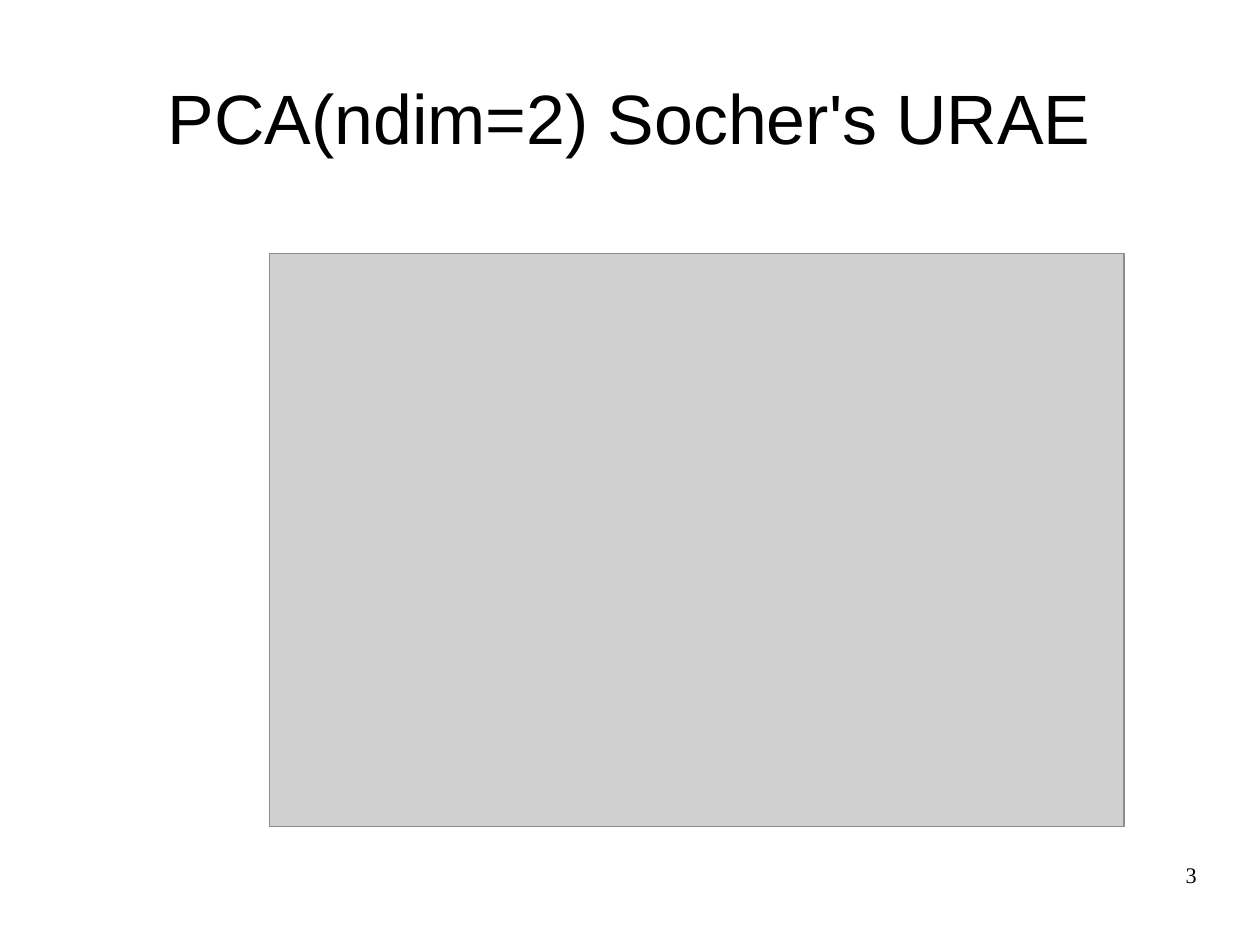
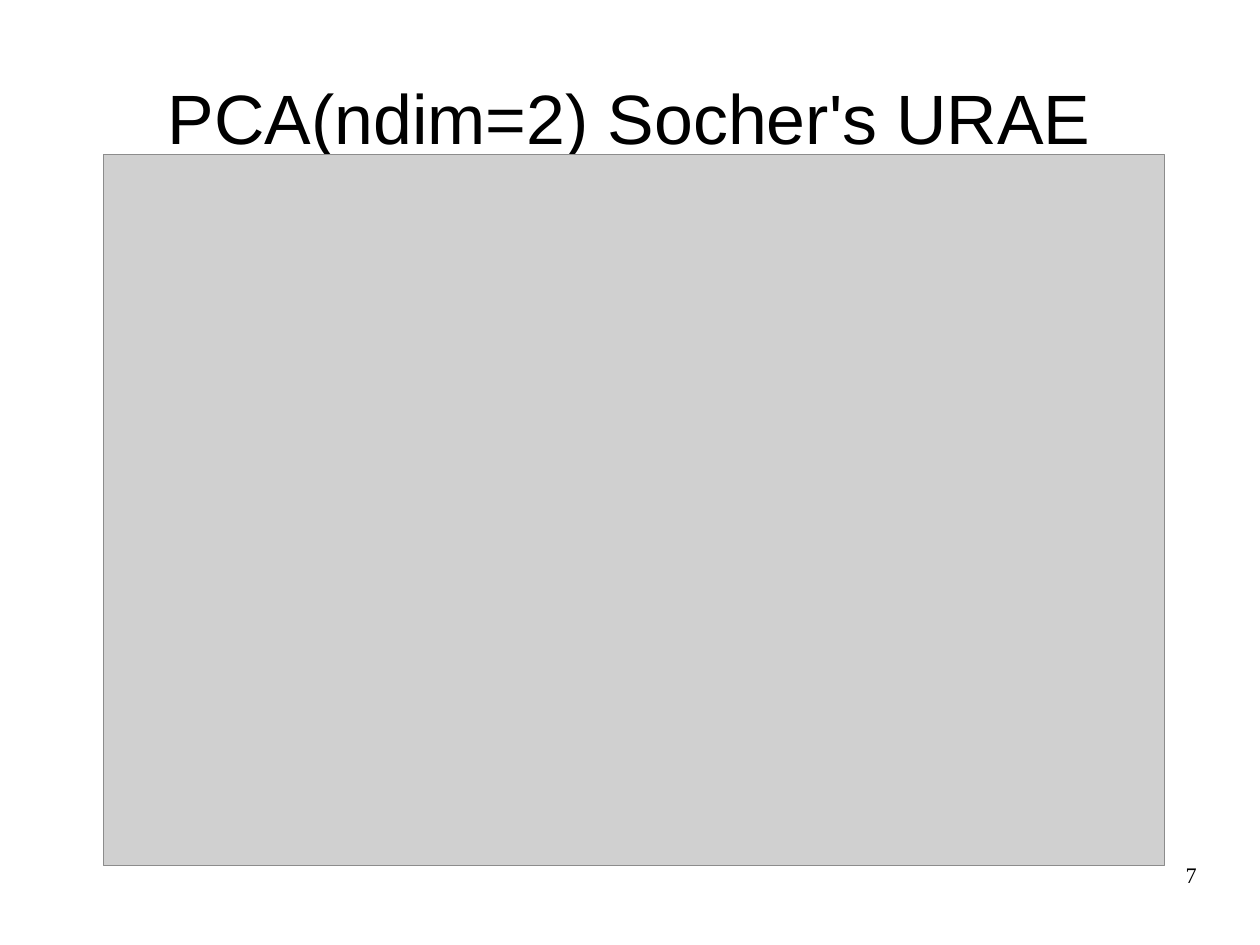
Before and after one commit to oxinabox/phd, a slide deck: slide 7 of documents_prepared/themes/themes.odp (slide 3 before the commit). Drawn at 1260x945 pixels with LibreOffice and Linux fonts; fonts in the diff are those of the drawing; grey boxes stand for pictures. Boxes give left, top, right and bottom in pixels: in the first picture for what was removed or moved away, otherwise in the second. Text is boxed around its words. In the diff, an @@ line names an element or a change of style, - is before the commit and + after.

```diff
--- a/documents_prepared/themes/themes.odp
+++ b/documents_prepared/themes/themes.odp
@@ picture: place and size @@
-picture at bbox=[270, 254, 1125, 827]
+picture at bbox=[104, 154, 1165, 866]
@@ page number at bbox=[1186, 868, 1197, 883]: text changed @@
-3
+7
```
Also in this commit, not shown: 1 other slide changed, 1 slide added, 1 other file.
